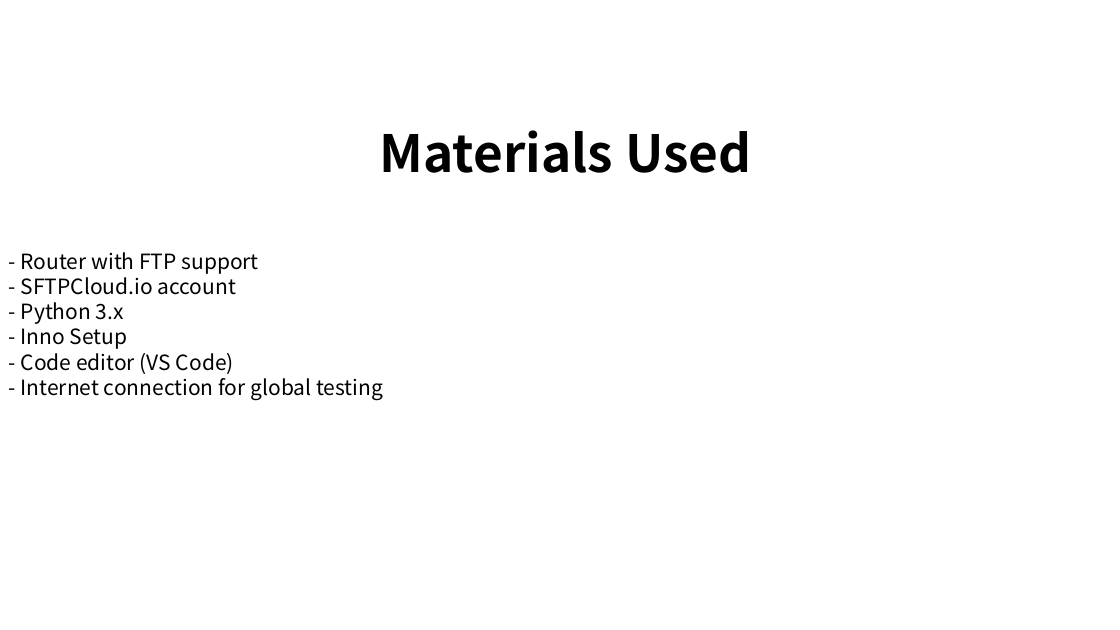
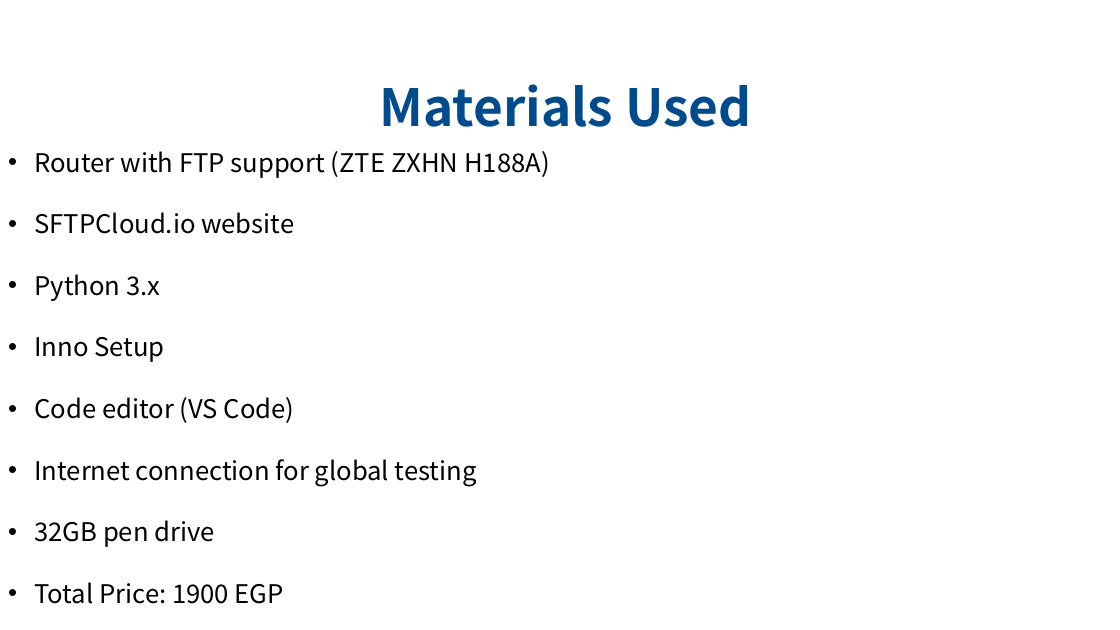
Before and after one commit to ahmedomar2014/FTPChat, a slide deck: slide 5 of Documentation/ISEF/Poster.pptx. Drawn at 1120x630 pixels with LibreOffice and Linux fonts; fonts in the diff are those of the drawing. Boxes give left, top, right and bottom in pixels: in the first picture for what was removed or moved away, otherwise in the second. Text is boxed around its words. In the diff, an @@ line names an element or a change of style, - is before the commit and + after.

```diff
--- a/Documentation/ISEF/Poster.pptx
+++ b/Documentation/ISEF/Poster.pptx
@@ text "Materials Used": place and size @@
-text "Materials Used" at (380, 130, 751, 173)
+text "Materials Used" at (380, 84, 751, 127)
@@ text "Materials Used" at (380, 84, 751, 127): text colour #000000 to #004A8E @@
@@ text at (34, 151, 550, 604): text changed; size 18 to 22 pt @@
-- Router with FTP support
-- SFTPCloud.io account
-- Python 3.x
-- Inno Setup
-- Code editor (VS Code)
-- Internet connection for global testing
+• Router with FTP support (ZTE ZXHN H188A)
+• SFTPCloud.io website
+• Python 3.x
+• Inno Setup
+• Code editor (VS Code)
+• Internet connection for global testing
+• 32GB pen drive
+• Total Price: 1900 EGP
```
Also in this commit, not shown: 11 other slides changed, 15 other files.
